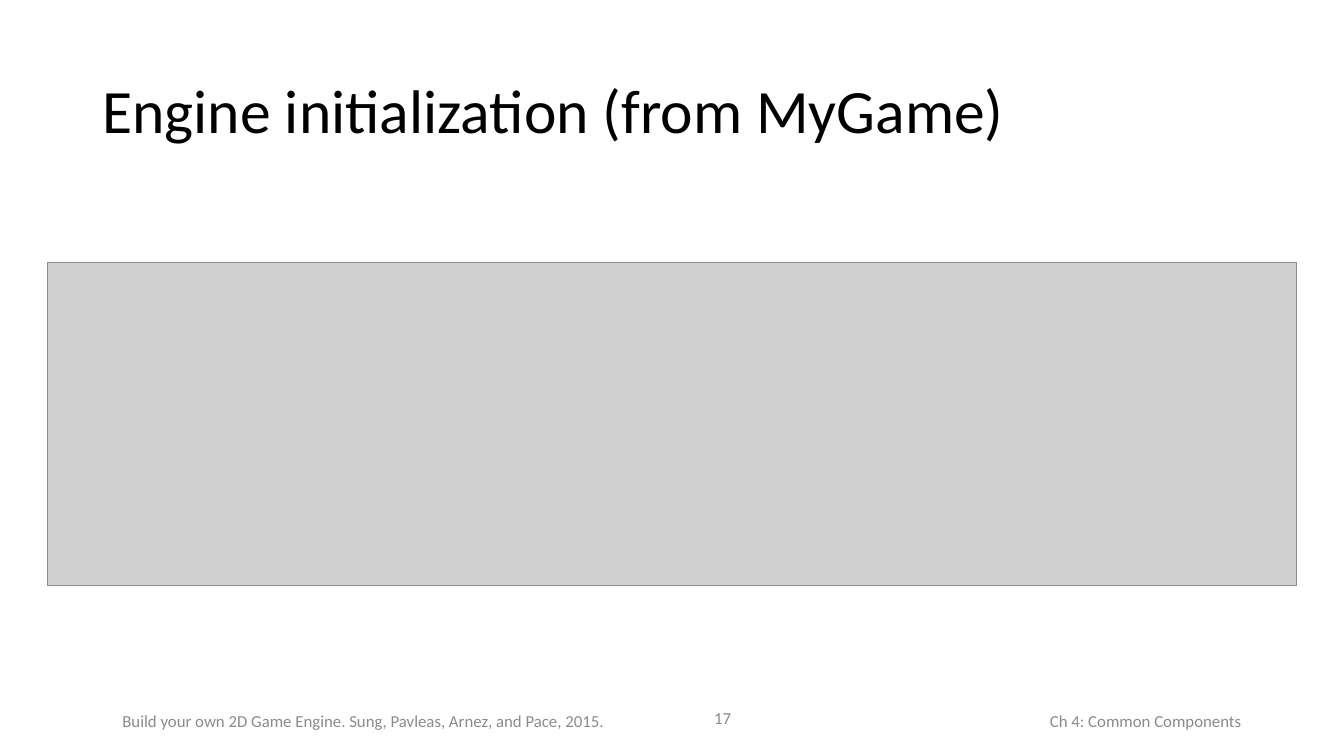
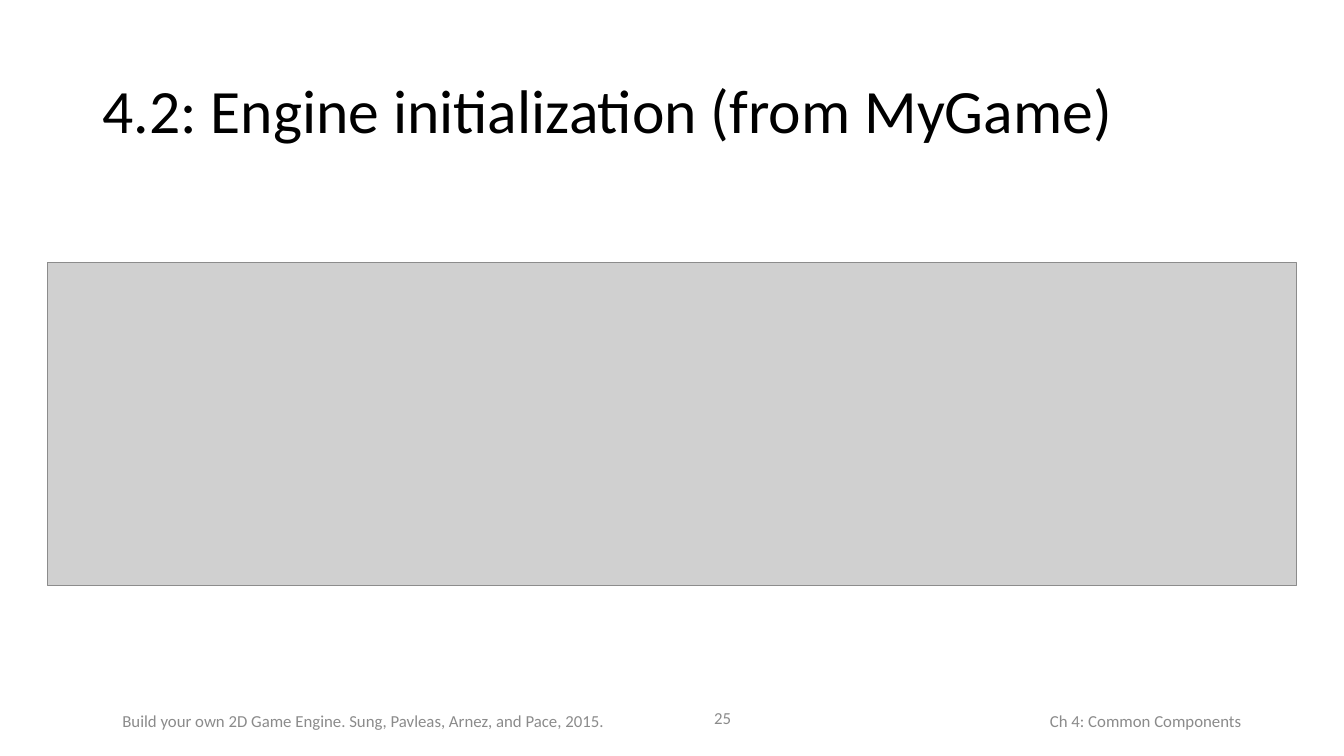
Before and after one commit to HTML5GameEngineGroup/html5engine, a slide deck: slide 25 of BookChapterContent/Slides/Chap4.pptx (slide 17 before the commit). Drawn at 1344x756 pixels with LibreOffice and Linux fonts; fonts in the diff are those of the drawing; grey boxes stand for pictures. Boxes give left, top, right and bottom in pixels: in the first picture for what was removed or moved away, otherwise in the second. Text is boxed around its words. In the diff, an @@ line names an element or a change of style, - is before the commit and + after.

```diff
--- a/BookChapterContent/Slides/Chap4.pptx
+++ b/BookChapterContent/Slides/Chap4.pptx
@@ title at <box>102,88,1111,144</box>: text changed @@
-Engine initialization (from MyGame)
+4.2: Engine initialization (from MyGame)
@@ page number at <box>714,713,731,724</box>: text changed @@
-17
+25
```
Also in this commit, not shown: 38 other slides changed, 18 slides added, 23 other files.
